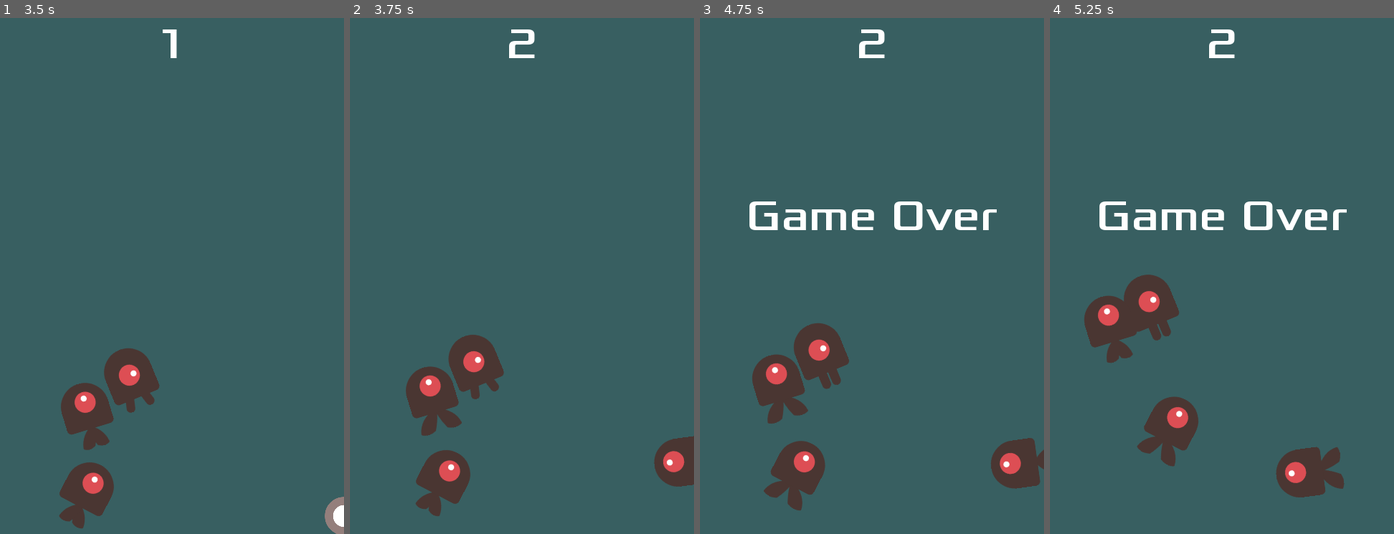
Above: before the commit, frames 1-4 (left to right).
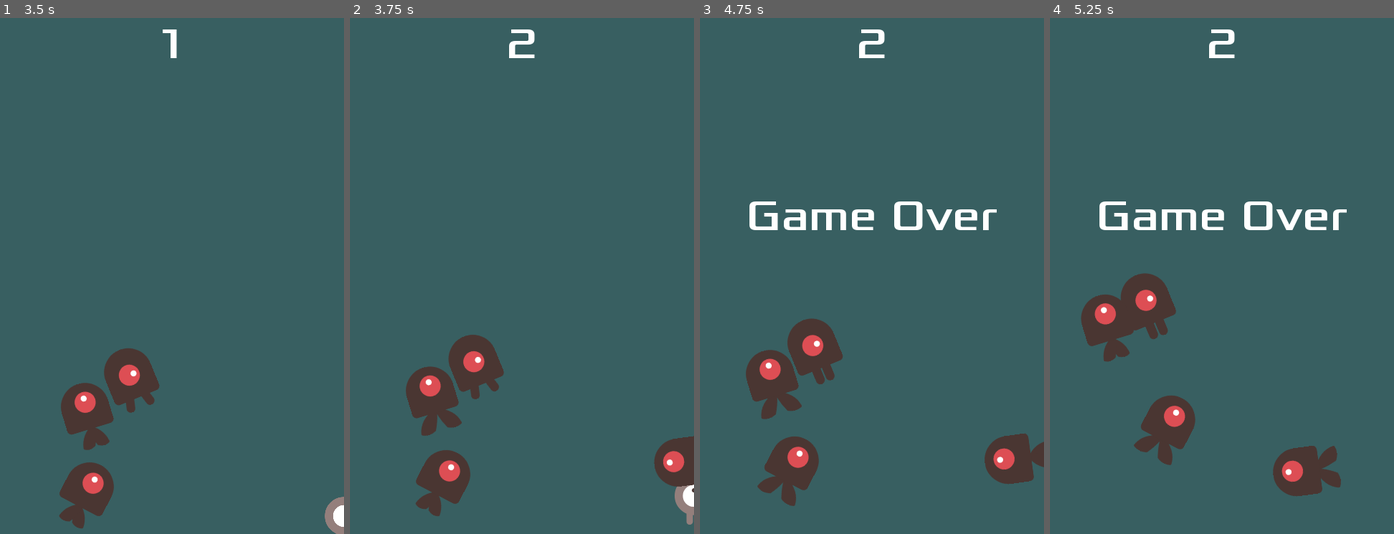
Above: after the commit, the same moments.

Repository: dastasoft/escape-from-covid-godot-2d-game
Game: Godot game, scene res://Main.tscn
The game is run twice, just before and just after one commit, with the same random seed, the same clock (stepped at 60 frames per second) and the same inputs.
Inputs:
- Up to frame 1 (3.5 s): click "Start" at 0.5 s; tap Enter at 1.25 s; hold D (move_right) 1.28-2.03 s; hold S (move_down) 2.03-2.78 s; hold D (move_right) from 2.78 s (still down)
- Up to frame 2 (3.75 s): release D (move_right) at 3.53 s; hold W (move_up) from 3.53 s (still down)
- Up to frame 3 (4.75 s): tap Space at 4.25 s; release W (move_up) at 4.28 s; hold A (move_left) from 4.28 s (still down)
- Up to frame 4 (5.25 s): keep holding A (move_left)

Frame 1 is identical in both runs. In frame 2, 0.3% of the frame differs, in the area x 94-100%, y 90-99%; in frame 3, 3.2%, in the area x 13-100%, y 58-96%; in frame 4, 1.5%.

Commit message:
added camera shake

Diff:
--- /dev/null
+++ b/Camera2D.gd
@@ -0,0 +1,36 @@
+extends Camera2D
+
+export var decay = 0.8  # How quickly the shaking stops [0, 1].
+export var max_offset = Vector2(100, 75)  # Maximum hor/ver shake in pixels.
+export var max_roll = 0.1  # Maximum rotation in radians (use sparingly).
+export (NodePath) var target  # Assign the node this camera will follow.
+
+var trauma = 0.0  # Current shake strength.
+var trauma_power = 2  # Trauma exponent. Use [2, 3].
+
+onready var noise = OpenSimplexNoise.new()
+var noise_y = 0
+
+
+func _ready():
+	randomize()
+	noise.seed = randi()
+	noise.period = 4
+	noise.octaves = 2
+
+func add_trauma(amount):
+	trauma = min(trauma + amount, 1.0)
+
+func _process(delta):
+	if target:
+		global_position = get_node(target).global_position
+	if trauma:
+		trauma = max(trauma - decay * delta, 0)
+		shake()
+
+func shake():
+	var amount = pow(trauma, trauma_power)
+	noise_y += 1
+	rotation = max_roll * amount * noise.get_noise_2d(noise.seed, noise_y)
+	offset.x = max_offset.x * amount * noise.get_noise_2d(noise.seed*2, noise_y)
+	offset.y = max_offset.y * amount * noise.get_noise_2d(noise.seed*3, noise_y)
--- a/Main.gd
+++ b/Main.gd
@@ -11,7 +11,6 @@
 	$HUD.update_score(score)
 
 	get_tree().call_group("mobs", "queue_free")
-	$Player.isDead = false
 	$Player.start($StartPosition.position)
 
 	$StartTimer.start()
@@ -24,23 +23,14 @@
 	$MobTimer.start()
 
 
-func death_stop():
-	get_tree().paused = true
-	yield(get_tree().create_timer(1), "timeout")
-	get_tree().paused = false
+func game_over():
+	$ScoreTimer.stop()
+	$MobTimer.stop()
 
-func game_over():
-	if !$Player.isDead:
-		$Player.isDead = true
-		$ScoreTimer.stop()
-		$MobTimer.stop()
+	$HUD.show_game_over()
 
-		yield(death_stop(), "completed")
-
-		$HUD.show_game_over()
-
-		$Music.stop()
-		$DeathSound.play()
+	$Music.stop()
+	$DeathSound.play()
 
 
 func _on_MobTimer_timeout():
--- a/Main.tscn
+++ b/Main.tscn
@@ -6,6 +6,7 @@
 [ext_resource path="res://HUD.tscn" type="PackedScene" id=4]
 [ext_resource path="res://art/house-in-a-forest-loop.ogg" type="AudioStream" id=5]
 [ext_resource path="res://art/game-over.wav" type="AudioStream" id=6]
+[ext_resource path="res://Camera2D.gd" type="Script" id=7]
 
 [sub_resource type="Curve2D" id=1]
 _data = {
@@ -16,9 +17,18 @@
 script = ExtResource( 1 )
 mob_scene = ExtResource( 2 )
 
+[node name="Camera2D" type="Camera2D" parent="."]
+position = Vector2( 240, 360 )
+current = true
+script = ExtResource( 7 )
+
 [node name="ColorRect" type="ColorRect" parent="."]
 anchor_right = 1.0
 anchor_bottom = 1.0
+margin_left = -36.0
+margin_top = -40.0
+margin_right = 34.0
+margin_bottom = 40.0
 color = Color( 0.2204, 0.37202, 0.38, 1 )
 
 [node name="MobPath" type="Path2D" parent="."]
--- a/Player.gd
+++ b/Player.gd
@@ -43,10 +43,23 @@
 
 func start(new_position):
 	position = new_position
+	isDead = false
 	show()
 	$CollisionShape2D.disabled = false
 
+func death_stop():
+	get_tree().paused = true
+	yield(get_tree().create_timer(1), "timeout")
+	get_tree().paused = false
+
 func _on_Player_body_entered(_body):
-	hide()
-	$CollisionShape2D.set_deferred("disable", true)
-	emit_signal("hit")
+	if !isDead:
+		isDead = true
+
+		get_owner().get_node("Camera2D").add_trauma(1)
+
+		yield(death_stop(), "completed")
+
+		hide()
+		$CollisionShape2D.set_deferred("disable", true)
+		emit_signal("hit")
Not shown: 1 places in Main.tscn that only renumber resources
